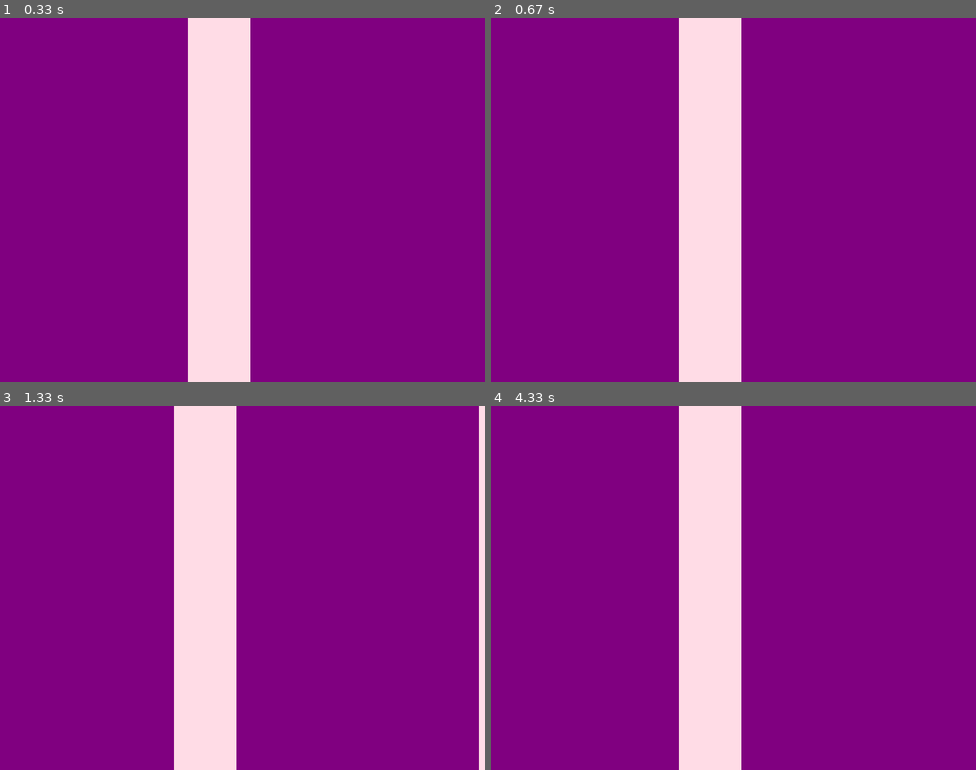
Above: before the commit, frames 1-4 (two rows, left to right).
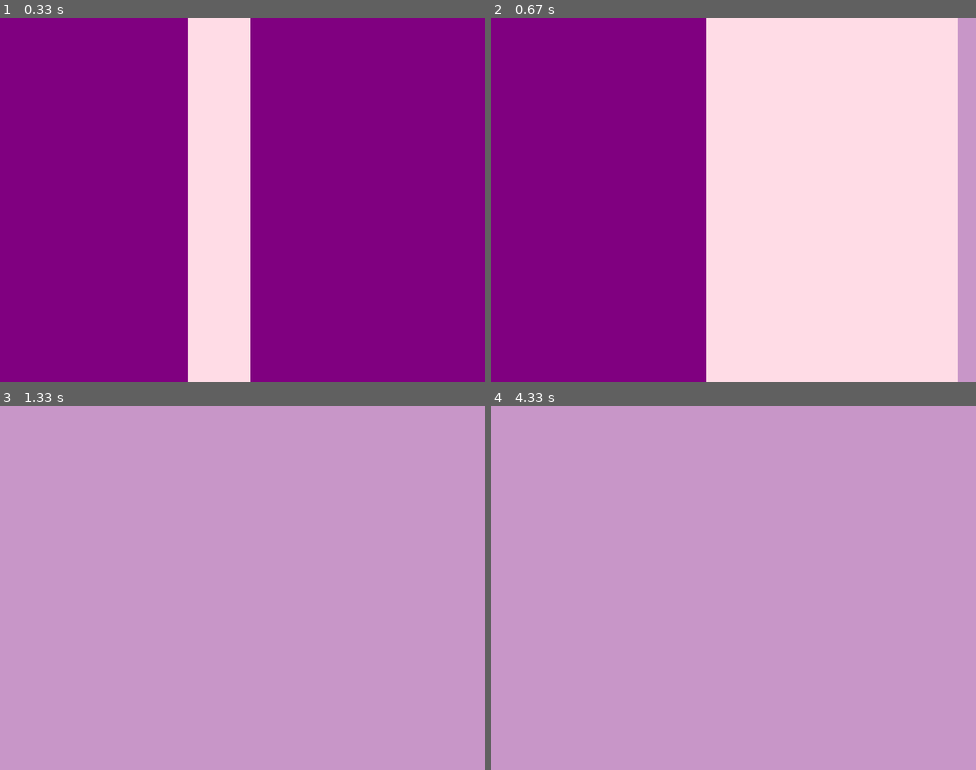
Above: after the commit, the same moments.

Repository: lucyann78/maze_game
Game: pygame game, started from src/main.py
Two runs of this game, one before a commit and one after it. Both use one fixed random seed, a clock stepped at 60 frames per second and the inputs below.
Inputs:
- Up to frame 1 (0.33 s): no input
- Up to frame 2 (0.67 s): hold Right from 0.33 s (still down)
- Up to frame 3 (1.33 s): release Right at 0.8 s; hold Right 0.83-1.3 s
- Up to frame 4 (4.33 s): hold Left 1.33-1.87 s; hold Left 1.9-2.3 s; hold Right 2.33-2.97 s; hold Left 3-3.47 s; hold Right 3.5-3.97 s; hold Right from 4 s (still down)

Frame 1 is identical in both runs. In frame 2, 54% of the frame differs, in the area x 38-100%, y 0-100%; in frame 3, 100%, in the area x 0-100%, y 0-100%; in frame 4, 100%.

Commit message:
main.py sin time sleep

Diff:
--- a/src/main.py
+++ b/src/main.py
@@ -32,7 +32,7 @@
 
         draw_game_frame(screen, player, game_map, clock)
 
-        time.sleep(1) # Pausa temporal para depuración. Comentar/eliminar después de verificar.
+        #time.sleep(1) # Pausa temporal para depuración. Comentar/eliminar después de verificar.
 
     quit_pygame()
 
